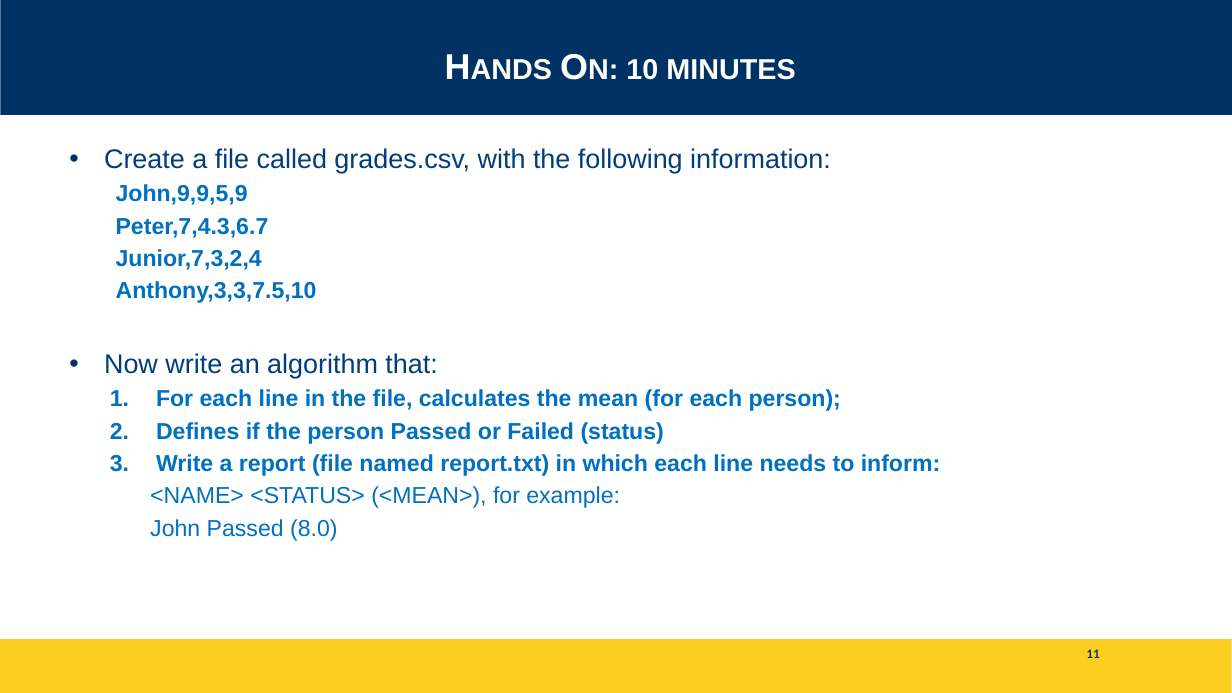
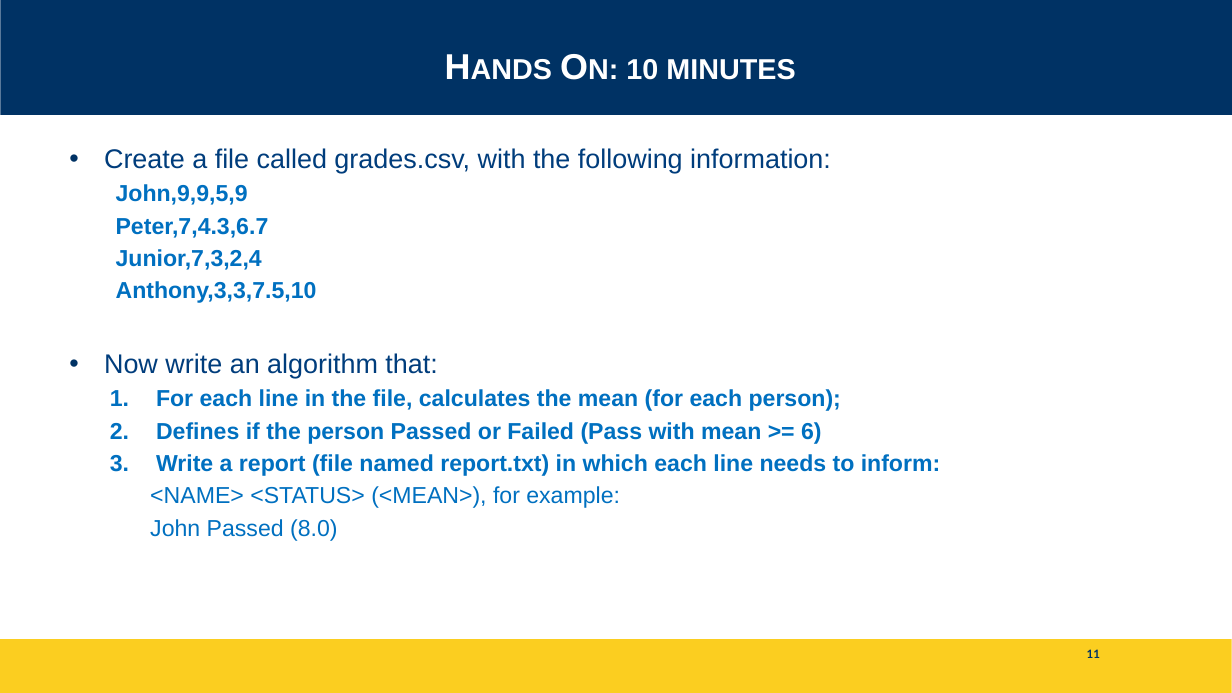
Before and after one commit to igorsteinmacher/INF502-Fall2020, a slide deck: slide 11 of slides/Python_class2.pptx. Drawn at 1232x693 pixels with LibreOffice and Linux fonts; fonts in the diff are those of the drawing. Boxes give left, top, right and bottom in pixels: in the first picture for what was removed or moved away, otherwise in the second. Text is boxed around its words. In the diff, an @@ line names an element or a change of style, - is before the commit and + after.

```diff
--- a/slides/Python_class2.pptx
+++ b/slides/Python_class2.pptx
@@ text at <box>156,422,822,444</box>: text changed @@
-  2. Defines if the person Passed or Failed (status)
+  2. Defines if the person Passed or Failed (Pass with mean >= 6)
```
Also in this commit, not shown: 3 other slides changed, 1 other file.
